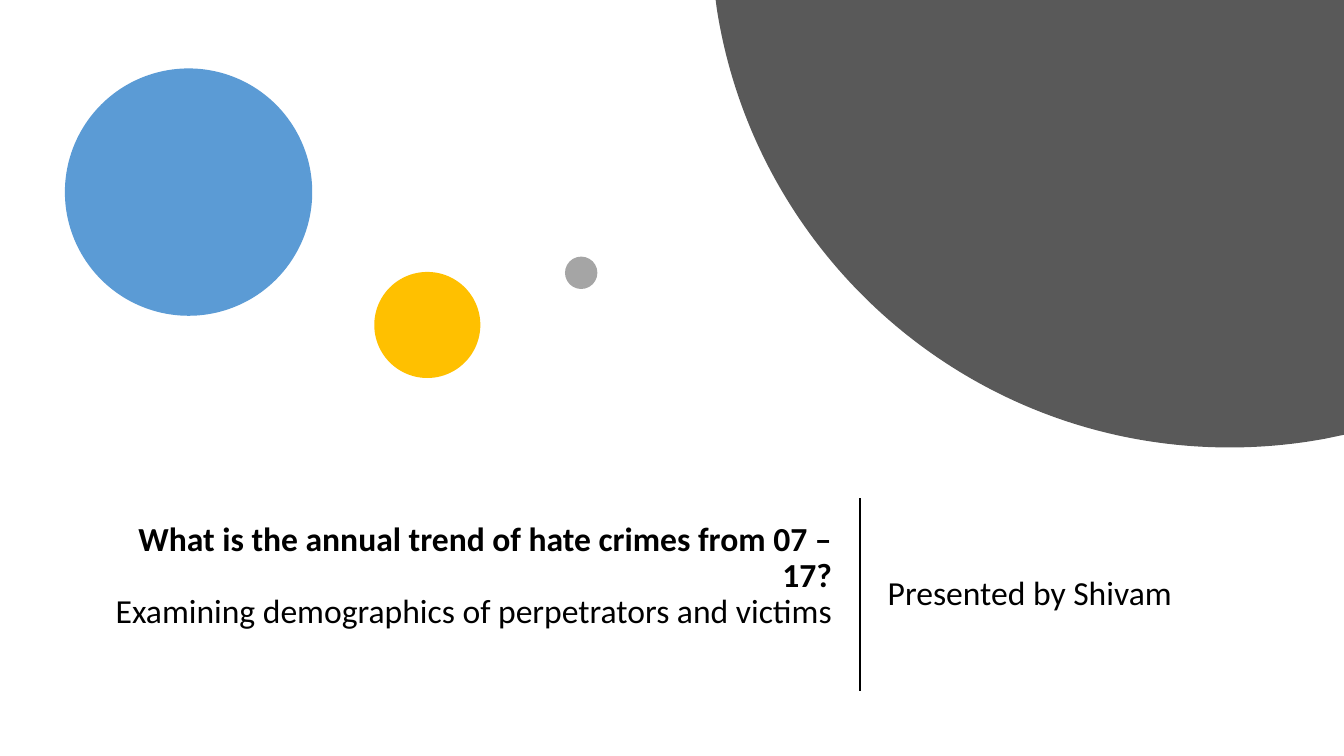
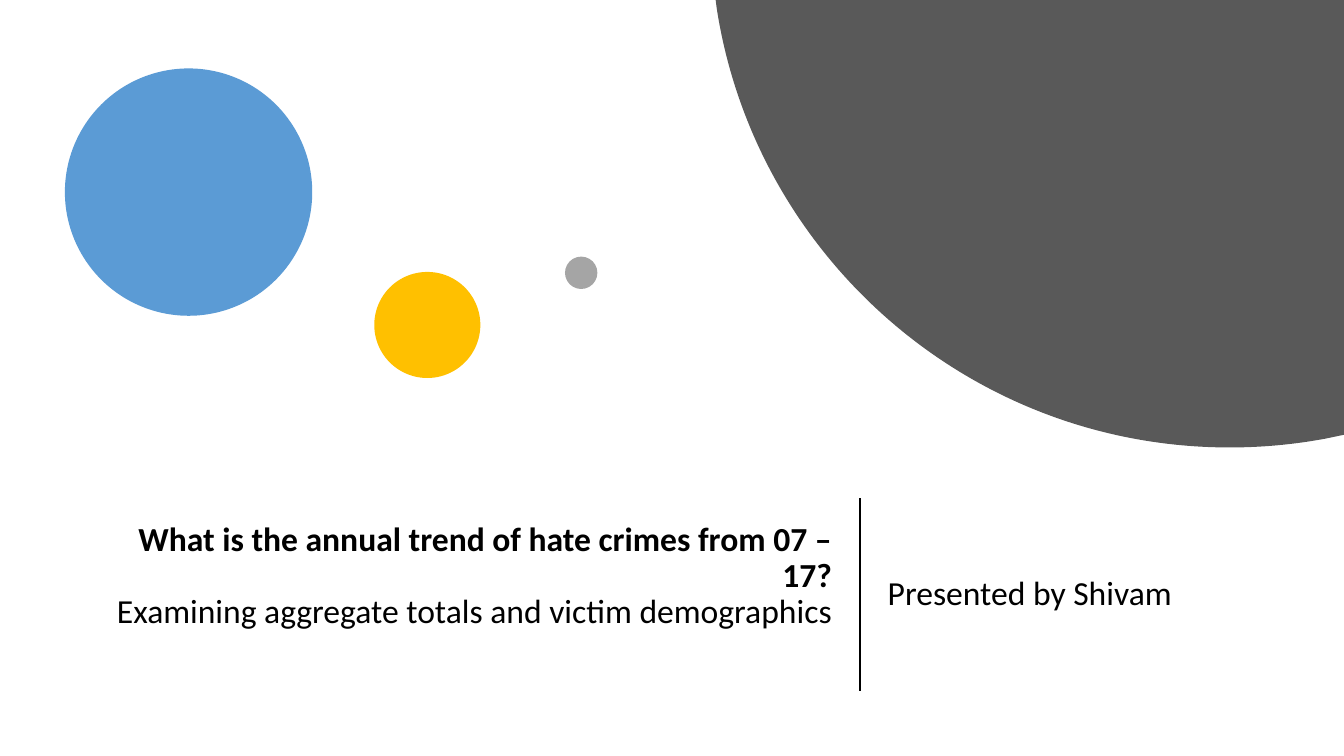
Before and after one commit to gupta-d/Is-hate-crime-on-rise, a slide deck: slide 10 of Final_Project_Files/Hate_Crimes_draft_ppt.pptx. Drawn at 1344x756 pixels with LibreOffice and Linux fonts; fonts in the diff are those of the drawing. Boxes give left, top, right and bottom in pixels: in the first picture for what was removed or moved away, otherwise in the second. Text is boxed around its words. In the diff, an @@ line names an element or a change of style, - is before the commit and + after.

Commit message:
revision to ppt

```diff
--- a/Final_Project_Files/Hate_Crimes_draft_ppt.pptx
+++ b/Final_Project_Files/Hate_Crimes_draft_ppt.pptx
@@ title at [117, 527, 832, 629]: text changed @@
-What is the annual trend of hate crimes from 07 – 17?
-Examining demographics of perpetrators and victims
+What is the annual trend of hate crimes from 07 – 17?
+Examining aggregate totals and victim demographics
```
Also in this commit, not shown: 1 other slide changed.
